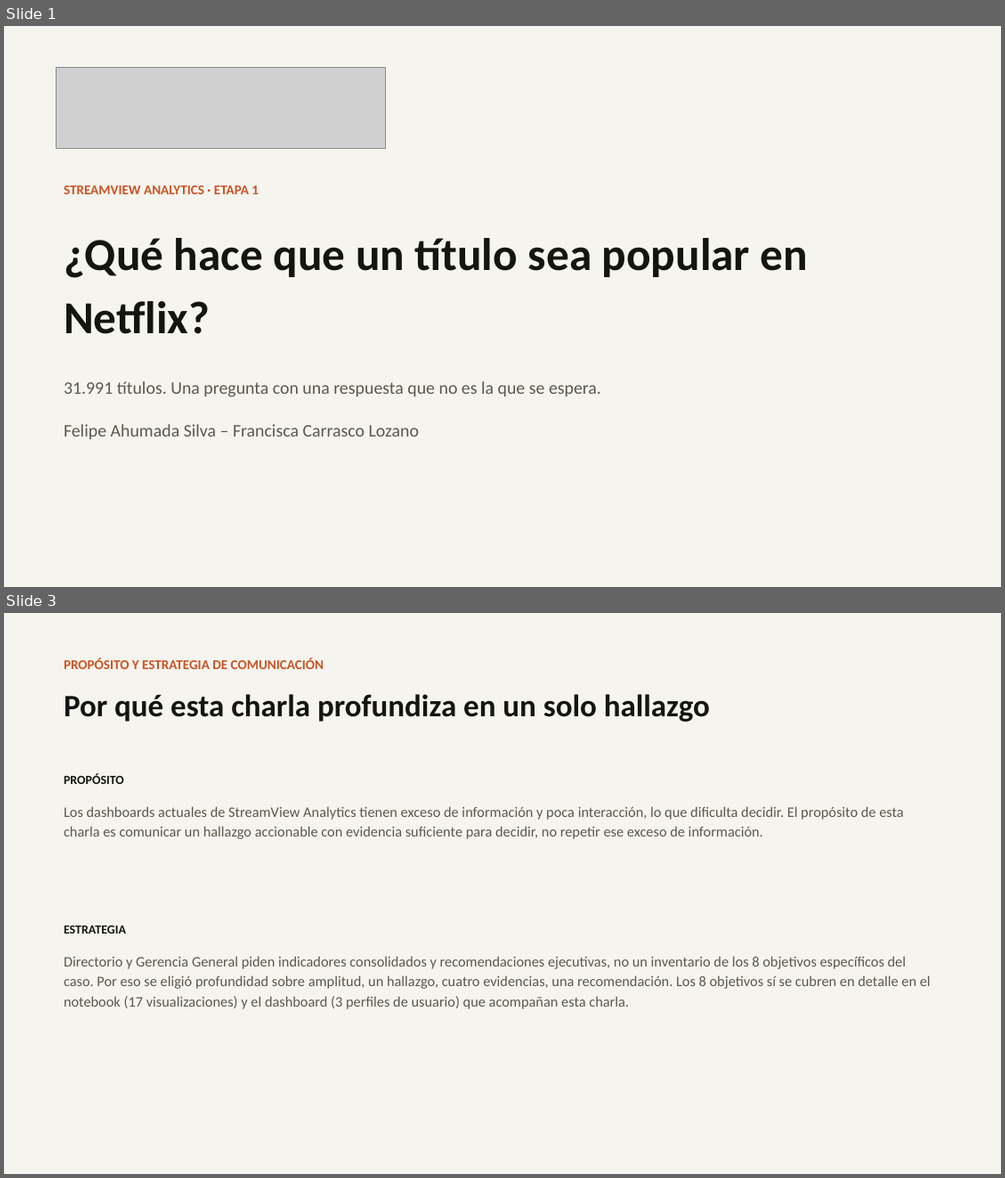
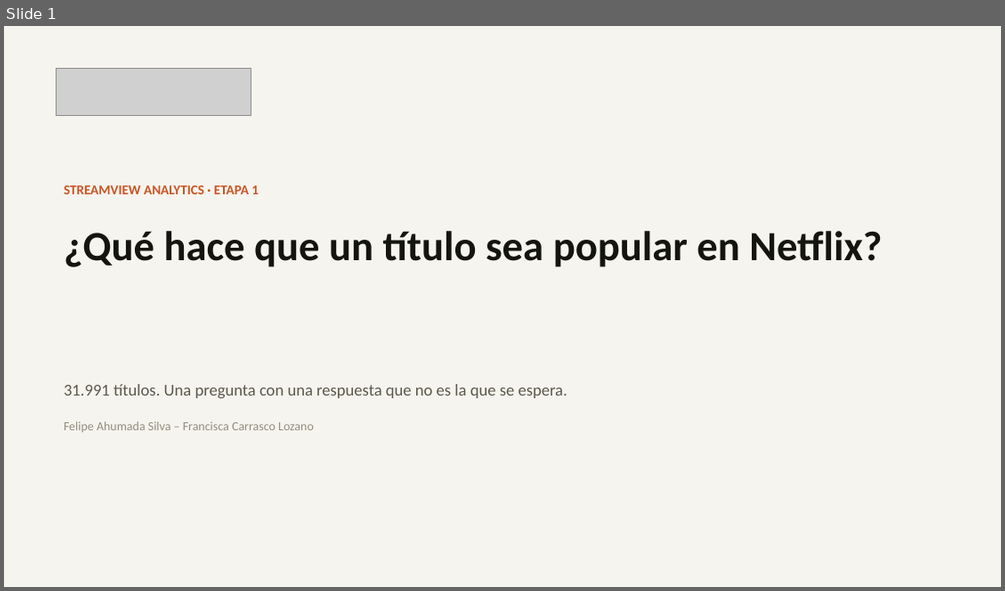
Before and after one commit to francarrascoo/StreamView_Analytics, a slide deck: entregables/Presentacion_EV1_StreamView_Analytics.pptx. Shown one above the other, each under a label of ours: slides 1 and 3 before the commit, slide 1 after it; the slides between them are not shown. The pictures are 1005x1178 and 1005x591 pixels, drawn with LibreOffice and Linux fonts; fonts in the diff are those of the drawing; grey boxes stand for pictures. Boxes give left, top, right and bottom in pixels: in the first picture for what was removed or moved away, otherwise in the second. Text is boxed around its words. In the diff, an @@ line names an element or a change of style, - is before the commit and + after.

```diff
--- a/entregables/Presentacion_EV1_StreamView_Analytics.pptx
+++ b/entregables/Presentacion_EV1_StreamView_Analytics.pptx
@@ slide 3 removed at [4, 613, 1001, 1174], background #FFFFFF @@
@@ rectangle removed at [4, 613, 1001, 1174] @@
@@ text removed at [64, 658, 324, 669] @@
-PROPÓSITO Y ESTRATEGIA DE COMUNICACIÓN
@@ text removed at [64, 694, 710, 722] @@
-Por qué esta charla profundiza en un solo hallazgo
@@ text removed at [64, 774, 124, 784] @@
-PROPÓSITO
@@ text removed at [64, 806, 903, 839] @@
-Los dashboards actuales de StreamView Analytics tienen exceso de información y poca interacción, lo que dificulta decidir. El propósito de esta charla es comunicar un hallazgo accionable con evidencia suficiente para decidir, no repetir ese exceso de información.
@@ text removed at [64, 925, 126, 933] @@
-ESTRATEGIA
@@ text removed at [64, 956, 930, 1009] @@
-Directorio y Gerencia General piden indicadores consolidados y recomendaciones ejecutivas, no un inventario de los 8 objetivos específicos del caso. Por eso se eligió profundidad sobre amplitud, un hallazgo, cuatro evidencias, una recomendación. Los 8 objetivos sí se cubren en detalle en el notebook (17 visualizaciones) y el dashboard (3 perfiles de usuario) que acompañan esta charla.
@@ slide 1 changed as well @@
@@ picture: place and size @@
-picture at [57, 68, 386, 149]
+picture at [57, 68, 251, 116]
@@ text "¿Qué hace que un título ..." at [64, 231, 882, 267]: size 44 to 40 pt; line spacing 1.15 to 1.05 @@
@@ text "31.991 títulos. Una pregunta con ..." at [64, 384, 567, 398]: size 17 to 16 pt; line spacing 1.15 to 1.3 @@
@@ text "Felipe Ahumada Silva – Francisca ..." at [64, 421, 314, 432]: size 17 to 12 pt, text colour #5B594C to #918F7F @@
```
Also in this commit, not shown: 9 other slides changed, 5 slides added, 4 other slides removed, 2 other files.
